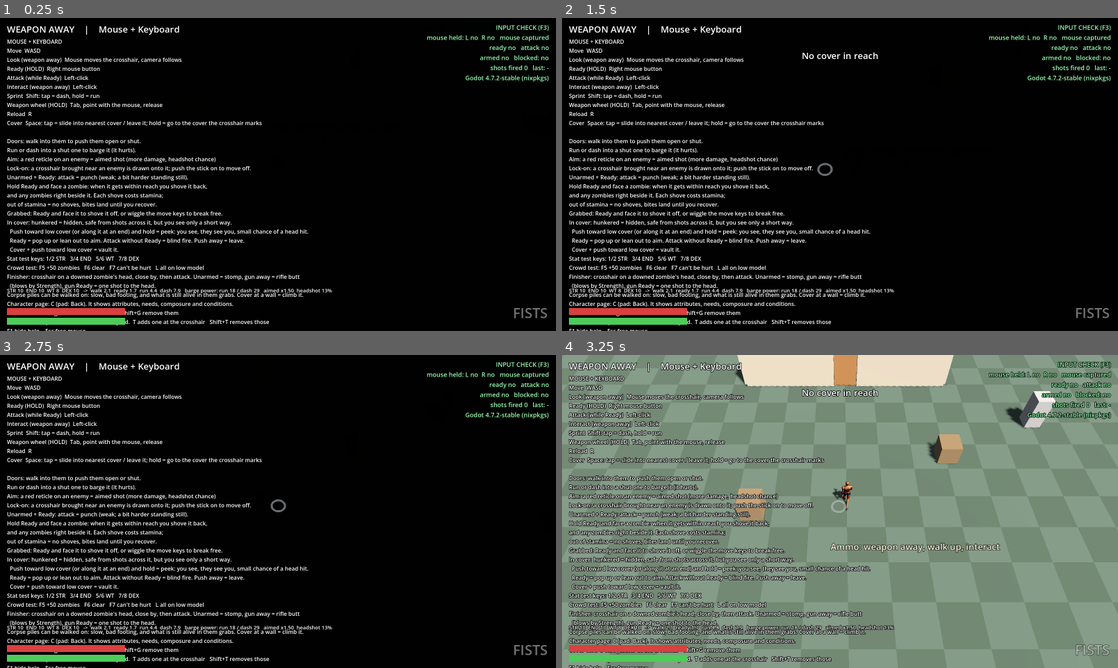
Above: before the commit, frames 1-4 (two rows, left to right).
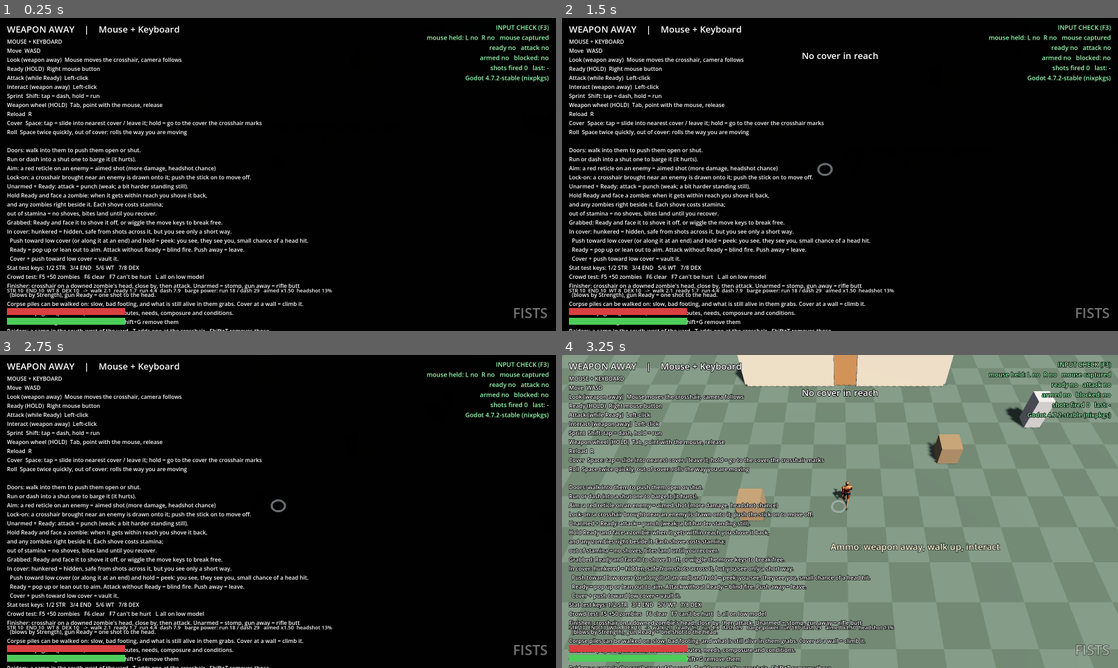
Above: after the commit, the same moments.

Repository: RuneTV64/twinsticksofdepth
Game: Godot game, scene res://main.tscn
Same seed, same stepped clock (60 frames per second), same inputs: the game is played once before the commit and once after it.
Inputs (mouse positions are in pixels of both pictures, inside the frame that each line leads up to):
- Up to frame 1 (0.25 s): no input
- Up to frame 2 (1.5 s): tap Enter at 0.5 s; move the mouse to (867, 174) at 0.52 s; hold Space (cover) 0.53-1.28 s; hold W (move_up) from 0.53 s (still down); click (867, 174) at 0.67 s; move the mouse to (812, 174) at 1.27 s; click (812, 174) at 1.35 s
- Up to frame 3 (2.75 s): keep holding W (move_up); tap Space (cover) at 1.55 s; move the mouse to (289, 505) at 2.02 s; hold Space (cover) from 2.03 s (still down)
- Up to frame 4 (3.25 s): keep holding W (move_up); move the mouse to (834, 517) at 2.77 s; release Space (cover) at 2.78 s; right-click (834, 517) at 2.85 s; click (834, 517) at 2.92 s; tap Space (cover) at 3.05 s

The runs differ from the first frame. In frame 1, 7.6% of the frame differs, in the area x 1-56%, y 35-100%; in frame 2, 7.6%; in frame 3, 7.6%; in frame 4, 11%.

Commit message:
Roll: double-tap Cover out of cover
Two quick taps roll you the way you are moving (or facing, standing
still) without changing your facing. Nothing can grab you mid-roll. A
single tap still slides into cover at once.

Co-Authored-By: Claude Fable 5.2 <noreply@anthropic.com>
Claude-Session: https://claude.ai/code/session_016fBGAUWu2qzw7nE8geQqSy

Diff:
--- a/hud.gd
+++ b/hud.gd
@@ -30,7 +30,8 @@
 Sprint  Shift: tap = dash, hold = run
 Weapon wheel (HOLD)  Tab, point with the mouse, release
 Reload  R
-Cover  Space: tap = slide into nearest cover / leave it; hold = go to the cover the crosshair marks"""
+Cover  Space: tap = slide into nearest cover / leave it; hold = go to the cover the crosshair marks
+Roll  Space twice quickly, out of cover: rolls the way you are moving"""
 
 const HELP_PAD := """CONTROLLER
 Move  Left stick
@@ -41,7 +42,8 @@
 Sprint  L3: tap = dash, hold = run
 Weapon wheel (HOLD)  LB, point with the right stick, release
 Reload  X
-Cover  B: tap = slide into nearest cover / leave it; hold = go to the cover the crosshair marks"""
+Cover  B: tap = slide into nearest cover / leave it; hold = go to the cover the crosshair marks
+Roll  B twice quickly, out of cover: rolls the way you are moving"""
 
 const HELP_TAIL := """
 Doors: walk into them to push them open or shut.
--- a/player.gd
+++ b/player.gd
@@ -104,6 +104,13 @@
 @export var vault_time := 0.42          # s to vault low cover
 @export var vault_max_depth := 2.2      # m: cover deeper than this can't be vaulted
 @export var vault_cost := 6.0           # stamina
+@export_group("Roll")
+# Double-tap Cover when not in cover: a roll the way you are moving (or the way you face, standing still),
+# whichever way you are facing; your facing doesn't change. Nothing can get hold of you while you roll.
+@export var roll_window := 0.28         # s between the two taps
+@export var roll_time := 0.55           # s the roll lasts
+@export var roll_distance := 3.2        # m it covers
+@export var roll_cost := 15.0           # stamina
 @export_group("Corpse pile")
 # Heaps of fallen zombies and the crushed pile under them can be walked on (Enemy.heap_height). It is slow, the
 # footing is bad, and the ones still alive in it grab at you. From high enough on it you can get over a wall.
@@ -288,6 +295,10 @@
 var _wall_n := Vector3.ZERO
 var finish_target: Enemy = null    # a downed zombie whose head the crosshair is on
 var finish_pile = null             # ... or where a trapped one in the corpse pile is (Vector3), or null
+var _roll_t := 0.0                 # > 0 while rolling (the body reads these three)
+var _roll_total := 0.55
+var _roll_dir := Vector3.ZERO
+var _tap_t := 99.0                 # s since the last Cover tap made out of cover
 var _stomp_t := 0.0                # > 0 while a finishing blow is under way (the body reads these)
 var _stomp_total := 1.0
 var _finish_kind := "stomp"        # stomp, butt
@@ -622,7 +633,11 @@
 		return
 
 	var horiz := Vector3(velocity.x, 0.0, velocity.z)
-	if (in_cover or cover_entering) and _dash_t <= 0.0 and _stagger <= 0.0:
+	if _roll_t > 0.0:
+		# Fast off the mark, slowing as you come up out of it; the whole roll covers roll_distance.
+		var ru := 1.0 - _roll_t / maxf(_roll_total, 0.01)
+		horiz = _roll_dir * (roll_distance / maxf(_roll_total, 0.01)) * (1.4 - 0.8 * ru)
+	elif (in_cover or cover_entering) and _dash_t <= 0.0 and _stagger <= 0.0:
 		horiz = _cover_velocity(delta, move_dir)
 	elif _dash_t > 0.0:
 		horiz = _dash_dir * dash_speed
@@ -689,6 +704,8 @@
 	_block_t -= delta
 	_blind_t -= delta
 	_stomp_t -= delta
+	_roll_t -= delta
+	_tap_t += delta
 	_cam_carry = _cam_carry.lerp(Vector3.ZERO, 1.0 - exp(-cam_stance_sharpness * delta))
 	_hurt_t -= delta
 	_flash_t -= delta
@@ -954,7 +971,14 @@
 				_go_to_cover(cover_mark_face, cover_mark_t, true)
 		else:
 			if not _cover_went and can:
-				_cover_tap(move_dir)
+				if _tap_t < roll_window:
+					# The second of two quick taps: a roll. (The first may have started a slide to cover; drop it.)
+					_tap_t = 99.0
+					leave_cover()
+					_start_roll(move_dir)
+				else:
+					_tap_t = 0.0 if not in_cover else 99.0
+					_cover_tap(move_dir)
 			_cover_btn_t = -1.0
 
 	# ---- the mark: which cover the crosshair is pointing out (looked up a few times a second)
@@ -1173,6 +1197,32 @@
 	leave_cover()
 
 
+## A roll along the ground, the way you are moving (or facing, if you aren't moving).
+func _start_roll(move_dir: Vector3) -> void:
+	if _roll_t > 0.0 or _vault_t > 0.0 or dead:
+		return
+	if not held_by.is_empty():
+		show_status("Held! Shove it off or struggle", 0.8)
+		return
+	if perch > 0.25:
+		show_status("No footing to roll on this", 0.8)
+		return
+	if winded or _stagger > 0.0 or stamina < roll_cost * 0.5:
+		if winded:
+			show_status("Too winded to roll", 0.8)
+		return
+	_roll_dir = (move_dir if move_dir.length() > 0.1 else facing).normalized()
+	status_t = 0.0   # (the first tap may have said there was no cover in reach)
+	_roll_total = roll_time
+	_roll_t = roll_time
+	_dash_t = 0.0
+	running = false
+	stamina = maxf(stamina - roll_cost, 0.0)
+	_regen_delay = 0.8
+	if stamina <= 0.0:
+		winded = true
+
+
 ## From up on the bodies, over the wall you are pushing at and down the far side.
 func _climb_wall_from_pile() -> void:
 	var b := _wall_box
@@ -1428,6 +1478,8 @@
 
 
 func _update_facing(delta: float, move_dir: Vector3) -> void:
+	if _roll_t > 0.0:
+		return   # a roll doesn't turn you
 	var want := Vector3.ZERO
 	var rate := turn_speed
 	if _vault_t > 0.0:
@@ -1601,6 +1653,9 @@
 		return
 	# A finishing blow under way lands when its windup runs out; a new one starts on the attack button when the
 	# crosshair is on a downed zombie's head. It comes before anything else the button does.
+	if _roll_t > 0.0:
+		cover_blind = false
+		return   # hands are busy
 	_update_finisher()
 	if _stomp_t > 0.0:
 		if not _finish_landed and _stomp_total - _stomp_t >= finisher_windup:
@@ -1893,8 +1948,8 @@
 ## A zombie with hands reaches for you. With your guard up and it in front of you, you shove it off before its
 ## hands close (like any other attack). Otherwise it has hold of you: returns true.
 func take_grab(e: Enemy, hands: int) -> bool:
-	if dead or hands <= 0:
-		return false
+	if dead or hands <= 0 or _roll_t > 0.0:
+		return false   # (rolling: its hands close on nothing)
 	var dir := global_position - e.global_position
 	dir.y = 0.0
 	dir = dir.normalized()
--- a/player_body.gd
+++ b/player_body.gd
@@ -13,6 +13,7 @@
 ##             boxing guard or on the gun, and punches, shoves, recoil, reload and bash move them
 ##   cover     squats behind low cover, comes half up to peek and all the way up to aim over it, leans out round
 ##             an end, holds the gun up over (or out round) the cover to fire blind, tucks up to vault
+##   roll      tucks up and goes once over, head first, the way it is travelling
 ##   death     falls onto its back until the respawn
 ##
 ## Raiders use it too (raider_body.gd): animate() takes anyone who carries the same state fields as the Player.
@@ -78,6 +79,7 @@
 var _blind_w := 0.0                 # holding the gun up over, or out round, cover to fire blind
 var _slide_w := 0.0                 # sliding into cover
 var _vault_w := 0.0
+var _roll_w := 0.0                  # tucked up in a roll
 var _look := 0.0
 var _flinch := 0.0
 var _recoil := 0.0
@@ -253,7 +255,9 @@
 	var knee_base := lerpf(0.08, 0.3, _run_w) * m
 	var knee_lift := lerpf(lerpf(0.55, 0.9, pace), 1.5, _run_w) * m
 	var swing_axis := Vector3(-cos(a), 0.0, sin(a))
-	var crouch := 0.2 * ready_w + 0.12 * _dash_w + 0.07 * tired + 1.15 * _cover_w
+	var roll_w: float = 1.0 if p._roll_t > 0.0 else 0.0
+	_roll_w = _ease(_roll_w, roll_w, 30.0 if roll_w > 0.0 else 12.0, delta)
+	var crouch := 0.2 * ready_w + 0.12 * _dash_w + 0.07 * tired + 1.15 * maxf(_cover_w, _roll_w)
 	var split := (0.2 * _fist_w + 0.12 * _gun_w) * (1.0 - 0.7 * m)  # Ready: left foot forward
 	var th: Array[float] = [0.0, 0.0]
 	for k in 2:
@@ -285,7 +289,7 @@
 	var lean_axis := Vector3(cos(_dir), 0.0, -sin(_dir))
 	var stance_yaw := -0.5 * _fist_w - 0.38 * _gun_w              # Ready: left shoulder forward
 	var bend := 0.1 * ready_w + 0.14 * tired - 0.022 * b * ba - 0.22 * _flinch - 0.05 * _recoil + 0.14 * shove \
-		+ 0.42 * _cover_w - 0.3 * _slide_w + 0.35 * _vault_w   # hunched behind cover, leaning back in a slide
+		+ 0.42 * _cover_w - 0.3 * _slide_w + 0.35 * _vault_w + 0.75 * _roll_w   # hunched behind cover, leaning back in a slide, curled in a roll
 	_tq[_hips] = _ry(hip_yaw + 0.4 * stance_yaw - 0.09 * sn * m) * _rz(-0.035 * cs * m)
 	_tq[_chest] = _ry(-hip_yaw + 0.6 * stance_yaw + punch_twist + 0.12 * _look) \
 		* Quaternion(lean_axis, lean) * _rx(bend) * _rz(-0.34 * _lean) \
@@ -373,7 +377,17 @@
 			_tq[i] = _tq[i].slerp(_dead_q[i], _dead_w)
 		_hips_off *= 1.0 - _dead_w
 	rotation = Vector3(-PI * 0.5 * _dead_w, PI, 0.0)
-	position.y = 0.11 * _dead_w
+	position = Vector3(0.0, 0.11 * _dead_w, 0.0)
+	if p._roll_t > 0.0 and not p.dead:
+		# A roll: tucked up (above), the whole body goes once over, head first, the way it is travelling, about a
+		# point at its middle. That way is given in the world; here it is turned into the body's own space.
+		var ru: float = 1.0 - p._roll_t / maxf(p._roll_total, 0.01)
+		var rd: Vector3 = p._roll_dir
+		var dir_m := Vector3(rd.dot(left), 0.0, rd.dot(fwd)).normalized()
+		var over := Basis(Vector3.UP.cross(dir_m).normalized(), TAU * smoothstep(0.0, 1.0, ru))
+		var mid := Vector3(0.0, 0.45, 0.0)
+		var half_turn := Basis(Vector3.UP, PI)
+		transform = Transform3D(half_turn * over, half_turn * (mid - over * mid))
 
 	# ---- onto the skeleton
 	var kk := 1.0 - exp(-pose_sharpness * delta)
--- a/raider.gd
+++ b/raider.gd
@@ -78,6 +78,9 @@
 var _vault_t := 0.0
 var _stomp_t := 0.0
 var _stomp_total := 1.0
+var _roll_t := 0.0
+var _roll_total := 0.55
+var _roll_dir := Vector3.ZERO
 
 # ---- its mind
 var mode := "idle"                 # idle, fight, search, return
--- a/tools/cover_pose_preview.gd
+++ b/tools/cover_pose_preview.gd
@@ -11,7 +11,7 @@
 ## palette colors directly.
 
 const DT := 1.0 / 60.0
-const GAP := 2.3
+const GAP := 2.1
 
 var _frames := 0
 var _shader: Shader
@@ -36,7 +36,8 @@
 		["Blind fire round the end", 2.6, -1, {"cover_blind": true, "weapon": "gun", "cover_lean_dir": Vector3(0.7, 0, 0)}],
 		["Low peek round the end", 1.2, -1, {"cover_crouch": 1.0, "cover_lean_dir": Vector3(0.7, 0, 0)}],
 		["Vault (halfway)", 1.2, -1, {"cover_crouch": 0.7, "_vault_t": 0.2, "lift": 0.75, "over": true}],
-		["Unarmed Ready over it", 1.2, -1, {"armed": true}],
+		["Roll: a quarter over", 0.0, 1, {"_roll_t": 0.39, "_roll_total": 0.55, "_roll_dir": Vector3(1, 0, 0), "nowall": true}],
+		["Roll: three quarters", 0.0, 1, {"_roll_t": 0.16, "_roll_total": 0.55, "_roll_dir": Vector3(1, 0, 0), "nowall": true}],
 	]
 
 
@@ -75,7 +76,8 @@
 		mat.shading_mode = BaseMaterial3D.SHADING_MODE_UNSHADED
 		box.material_override = mat
 		box.position = Vector3(x - (0.9 if lean != Vector3.ZERO else 0.0), h * 0.5, -0.2)
-		world.add_child(box)
+		if h > 0.0:
+			world.add_child(box)
 		var p := Player.new()
 		p.position = Vector3(x, f.get("lift", 0.0), -0.2 if f.get("over", false) else Cover.STANDOFF)
 		world.add_child(p)
@@ -84,7 +86,7 @@
 		p._body.material.shader = _shader
 		p.facing = Vector3(0, 0, c[2])
 		for k in f:
-			if k != "lift" and k != "over":
+			if k != "lift" and k != "over" and k != "nowall":
 				p.set(k, f[k])
 		for n in 90:
 			p._update_visuals(DT)
Binary file changed: tools/preview/cover_poses.png
Not shown, changed: CLAUDE.md
